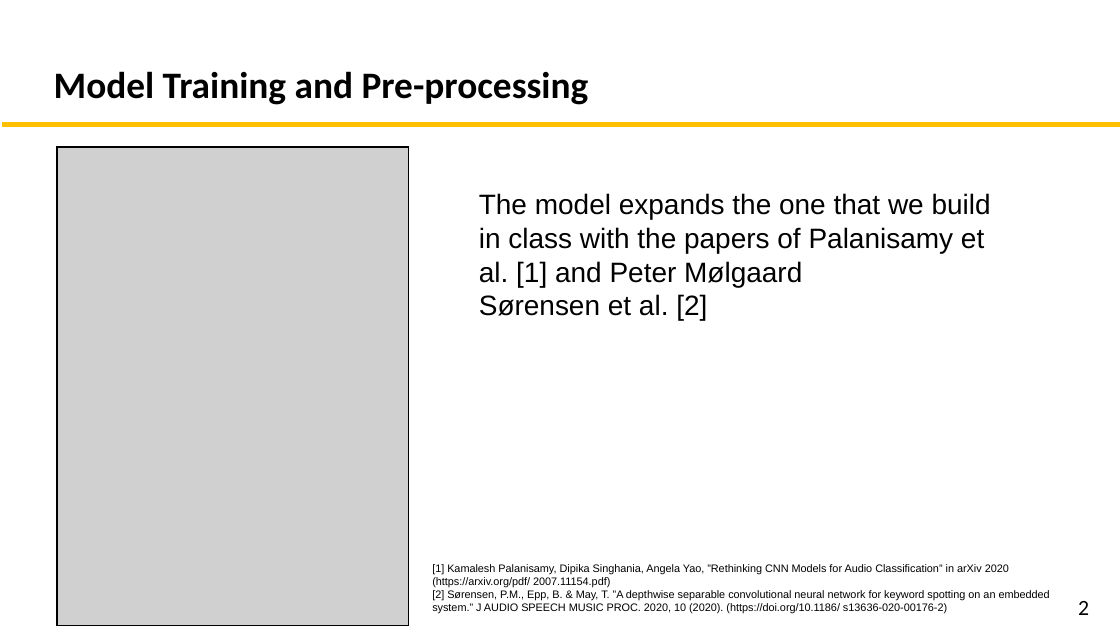
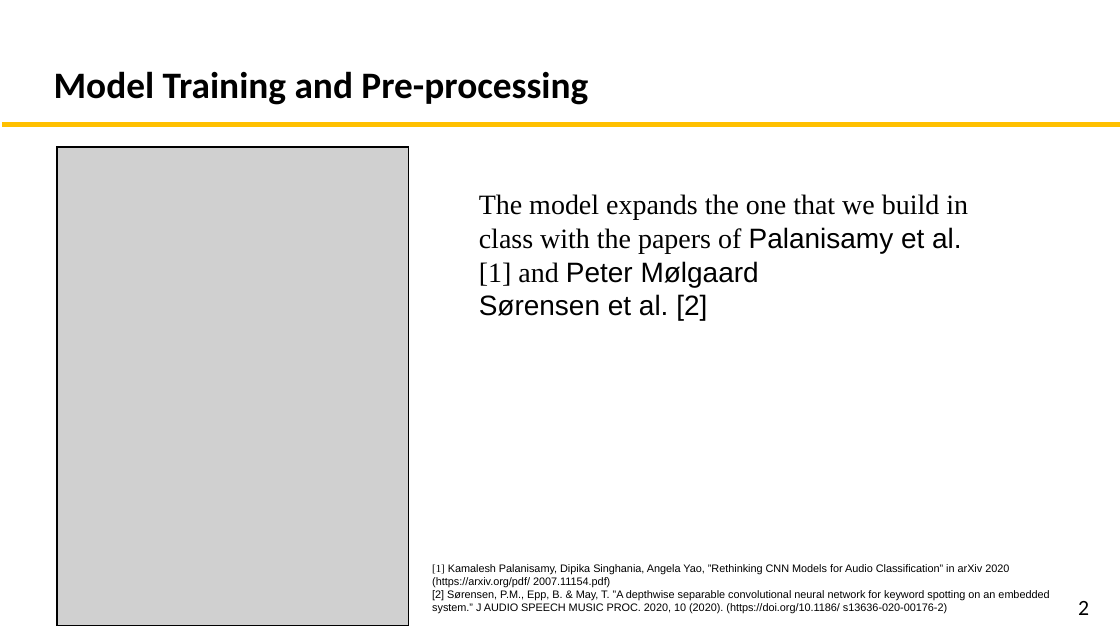
Before and after one commit to chowned/Audio-recognition-for-IOT, a slide deck: slide 8 of Project_Submission/Presentation.pptx (slide 7 before the commit). Drawn at 1120x630 pixels with LibreOffice and Linux fonts; fonts in the diff are those of the drawing; grey boxes stand for pictures. Boxes give left, top, right and bottom in pixels: in the first picture for what was removed or moved away, otherwise in the second. Text is boxed around its words. In the diff, an @@ line names an element or a change of style, - is before the commit and + after.

```diff
--- a/Project_Submission/Presentation.pptx
+++ b/Project_Submission/Presentation.pptx
@@ text at (479,194,968,287): font Arial to Times New Roman in "The model expands the one that we ..." @@
@@ text at (432,564,1009,588): font Arial to Times New Roman in "[1]" @@
```
Also in this commit, not shown: 8 other slides changed, 1 slide added.
